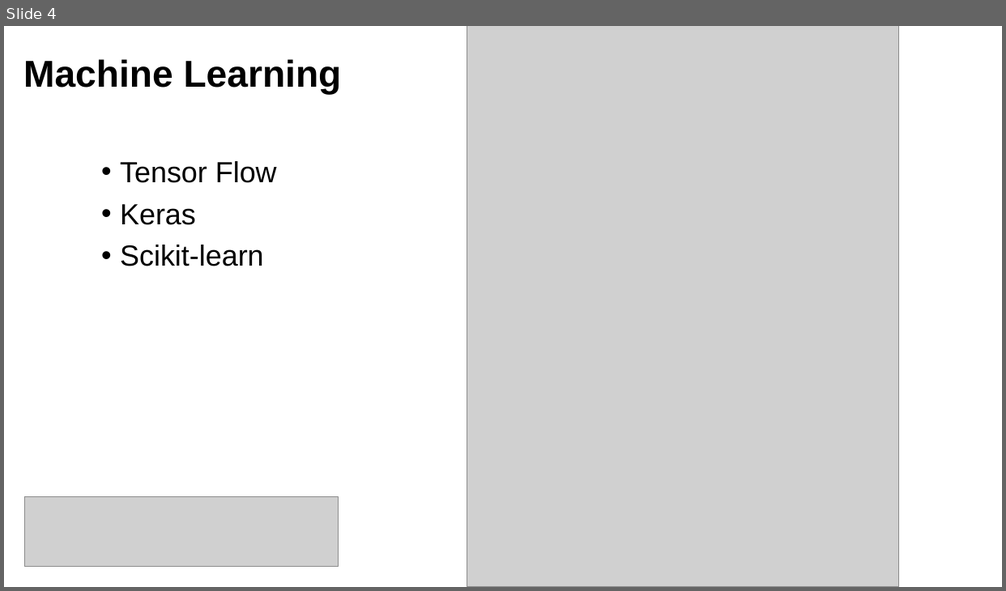
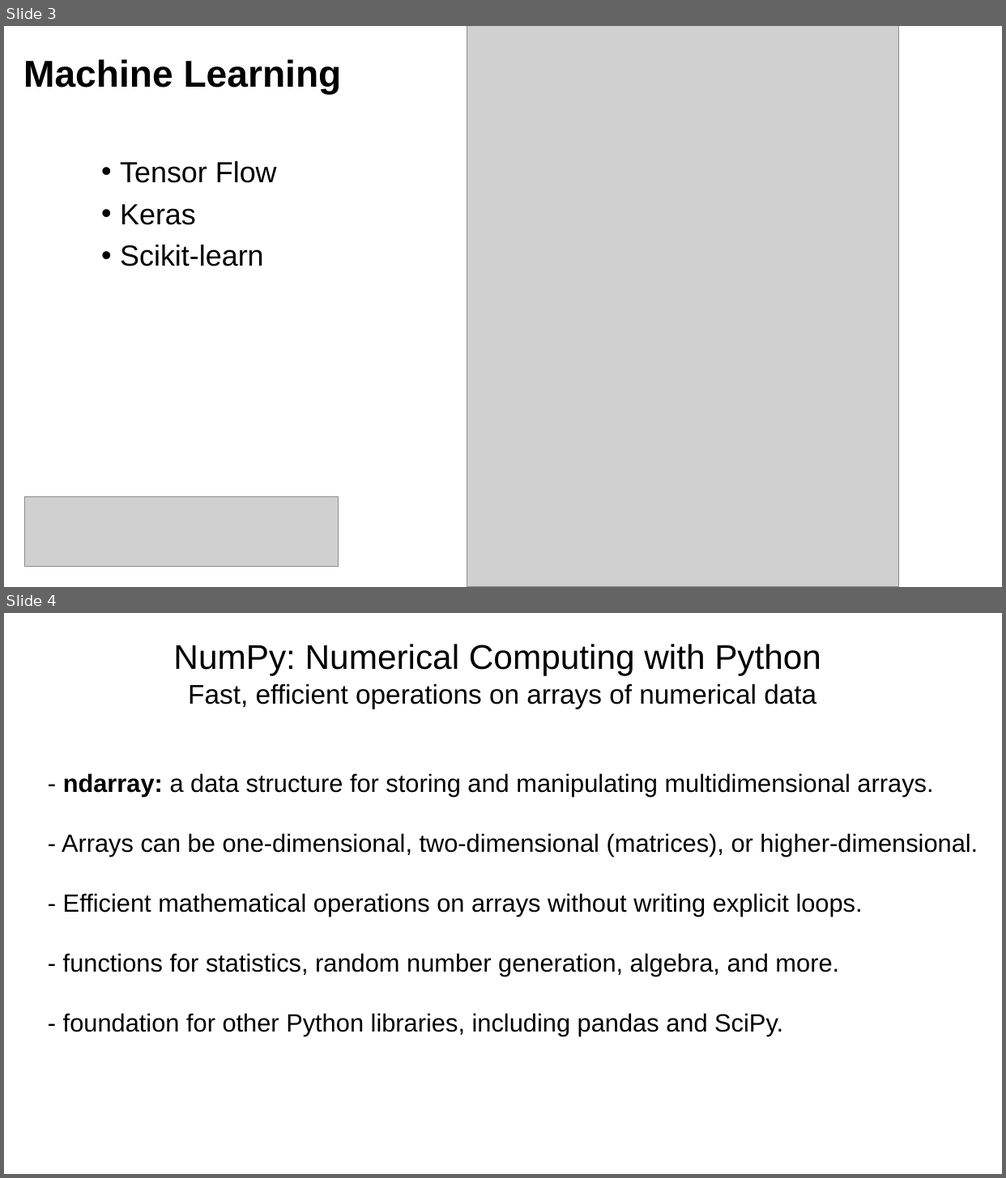
Before and after one commit to tparchman/F26_BIOL792, a slide deck: week11_python_pandas_numpyI/python11_numpy_pandas.pptx. Shown one above the other, each under a label of ours: slide 4 before the commit, slides 3 and 4 after it. The pictures are 1006x591 and 1006x1178 pixels, drawn with LibreOffice and Linux fonts; fonts in the diff are those of the drawing; grey boxes stand for pictures. Boxes give left, top, right and bottom in pixels: in the first picture for what was removed or moved away, otherwise in the second. Text is boxed around its words. In the diff, an @@ line names an element or a change of style, - is before the commit and + after.

```diff
--- a/week11_python_pandas_numpyI/python11_numpy_pandas.pptx
+++ b/week11_python_pandas_numpyI/python11_numpy_pandas.pptx
@@ slide 4 added at box(4, 613, 1002, 1174), background #FFFFFF @@
@@ text added at box(173, 644, 821, 709), 26 pt, text #000000 @@
+NumPy: Numerical Computing with Python
+Fast, efficient operations on arrays of numerical data
@@ text added at box(62, 773, 978, 1037), 24 pt, text #000000 @@
+- ndarray: a data structure for storing and manipulating multidimensional arrays.
+- Arrays can be one-dimensional, two-dimensional (matrices), or higher-dimensional.
+- Efficient mathematical operations on arrays without writing explicit loops.
+- functions for statistics, random number generation, algebra, and more.
+- foundation for other Python libraries, including pandas and SciPy.
@@ what was slide 4 is now slide 3 @@
```
Also in this commit, not shown: 7 slides changed, 7 other slides added, 6 slides removed, 1 other file.
